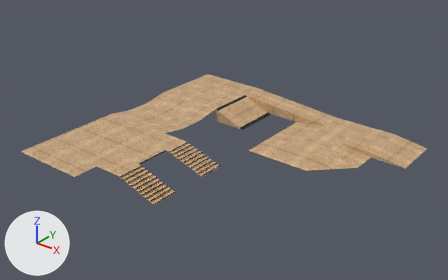
One commit to the FBX model Assets/Content/warehouse/models/transitionA.fbx: the scene before it, then after it.
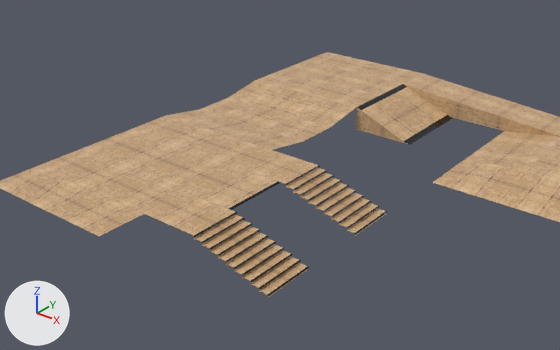
Each version appears first whole from a 50 mm camera at (53.6, -32.3, 31.4) aimed at (15.4, 15.4, 1.8), and next in a close-up from a 50 mm camera at (35.3, -19.3, 20.2) aimed at (10.8, 11.4, 1.2). Every picture has the same lights, and +X, +Y and +Z are marked at lower left.

In view in the first close-up: 'transitionA', 'transitionAflat'.
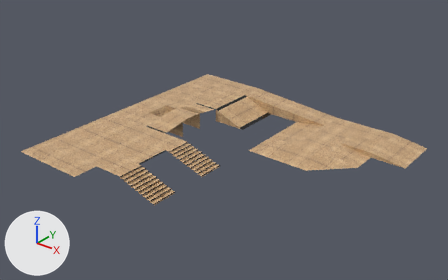
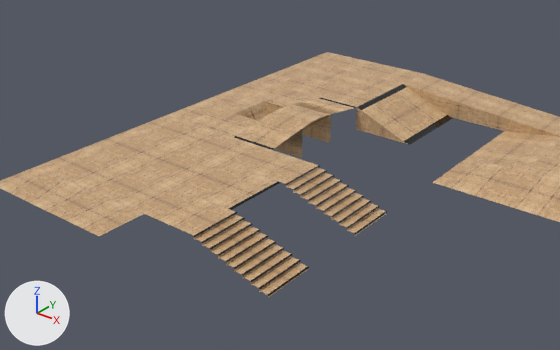
Diff of the bpy script that builds the scene:
```diff
--- a/Assets/Content/warehouse/models/transitionA.fbx.py
+++ b/Assets/Content/warehouse/models/transitionA.fbx.py
@@ me_plane_005 @@
 # used by ob_transitiona; location = (17.86, 19.0, 0.0)
-me_plane_005.from_pydata(...)  # 370 vertices, 202 faces; spans x -17.9..14.5, y -18.9..12.0, z 0.0..1.6
+me_plane_005.from_pydata(...)  # 470 vertices, 262 faces; spans x -17.9..14.5, y -18.9..12.0, z 0.0..2.1
+# me_plane_005 part 1: a new loose piece of 18 vertices spanning x -12.0..-9.0, y -3.0..0.0, z 1.8..1.9, in mat_park01 (picture img_f47285431_jpg)
+# me_plane_005 part 2
+# 46 vertices are added at x -17.9..-12.0, y -5.8..2.8, z 0.0..2.1
+# 19 new vertices lie (3.0, 0.0, 0.0) away from vertices in x -12.0, y -5.8..2.8, z 0.0..2.1
+# 17 new vertices lie (0.0, 3.0, 0.0) away from vertices in x -14.6..-12.3, y -3.0, z 0.0..1.6
+# 47 new faces join them, mat_park01 (picture img_f47285431_jpg)
+# 5 new faces join them, mat_black (black #111111)
 me_plane_005.materials.append(mat_park01)
@@ ob_transitionaflat @@
-ob_transitionaflat = bpy.data.objects.new('transitionAflat', me_plane_011)
-ob_transitionaflat.location = (17.86, 19.0, 0.0)
```

Boxes (x1, y1, x2, y2) around the edits, measured in the close-ups (560 x 350 px):
'transitionAflat', deleted (beige): before (167, 80, 356, 150)
part 1 of me_plane_005, added: after (303, 116, 330, 131)
part 2 of me_plane_005, added (beige): after (167, 80, 356, 158)
